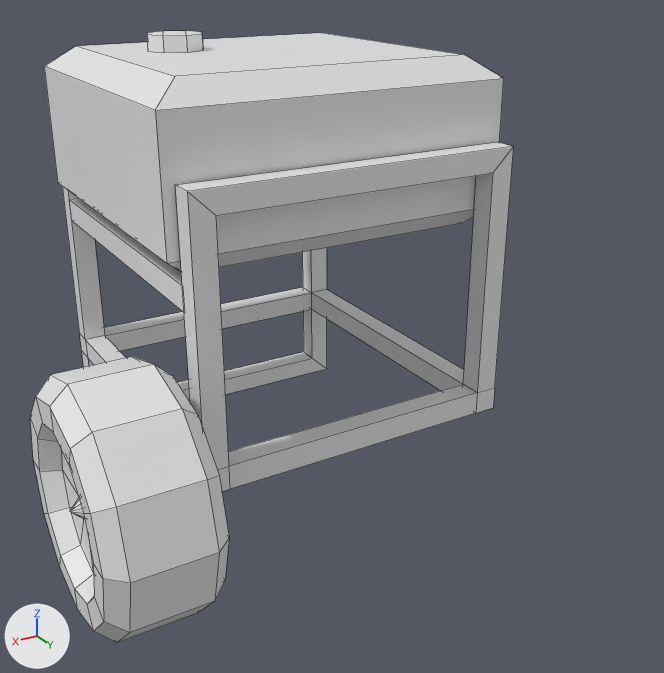
Renders of the Blender file Tools/Models/Misc/hbackupgen.blend from each side of a commit.
Rendered twice from a 50 mm lens placed at (20.2, 35.6, 28.0), pointed at (4.6, 9.6, 15.0). Arrows for +X, +Y and +Z are at lower left; the lights stay in place. Mesh edges are drawn as thin lines.
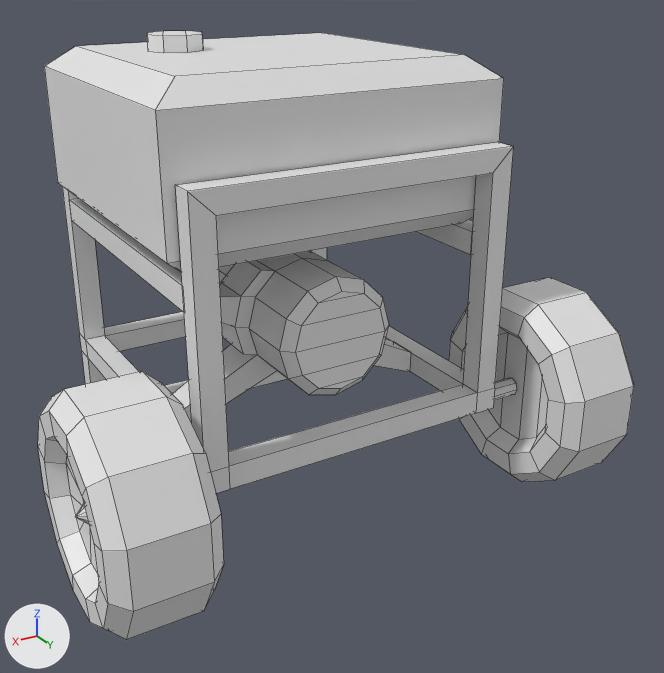
Location of each change, [x1, y1, x2, y2] in pixels of the pictures (664 x 673 px; the box of a moved part takes in the faces that stretch with it):
'Plane', reshaped (23% wider): before [30, 31, 514, 643]; after [38, 31, 634, 640]
part 1 of me_plane, added: after [416, 220, 473, 255]
part 2 of me_plane, added: after [494, 378, 517, 400]
part 3 of me_plane, added: after [449, 277, 634, 482]
part 4 of me_plane, added: after [173, 251, 411, 421]
part 5 of me_plane, moved or reshaped: before [30, 357, 229, 643]; after [38, 371, 224, 640]

The change, as a list of edits to the scene's bpy script:
```text
Change me_plane:
    used by ob_plane; location = (9.69, 0.0, 14.7); rotation_euler = (1.571, 0.0, 0.0), in degrees (90, 0, 0)
    remove me_plane.from_pydata(...)  # 229 vertices, 218 faces; spans x -10.2..5.6, y -5.9..10.4, z -16.4..0.0
    add me_plane.from_pydata(...)  # 466 vertices, 447 faces; spans x -14.1..5.4, y -5.7..10.4, z -16.0..0.0
    me_plane part 1: the loose piece of 8 vertices spanning x 0.5..1.4, y 3.4..4.2, z -12.0..-0.8 is copied, and the copy is mirrored in x about its middle, then moved by (-10.6, 0.0, 0.0); it spans x -10.0..-9.2, y 3.4..4.2, z -12.0..-0.8
    me_plane part 2: the loose piece of 16 vertices spanning x 1.4..2.6, y -2.4..-1.7, z -12.7..-12.1 is copied, and the copy is moved by (-12.6, 0.0, 0.0); it spans x -11.3..-10.1, y -2.4..-1.7, z -12.7..-12.1
    me_plane part 3: a new loose piece of 109 vertices spanning x -14.1..-10.8, y -5.7..1.5, z -16.0..-8.8
    me_plane part 4: a new loose piece of 104 vertices spanning x -9.2..0.6, y -2.5..3.2, z -11.5..-1.8
    me_plane part 5
    109 vertices move from x 2.0..5.6, y -5.9..2.1, z -16.4..-8.4 to x 2.1..5.4, y -5.7..1.5, z -16.0..-8.8
```
